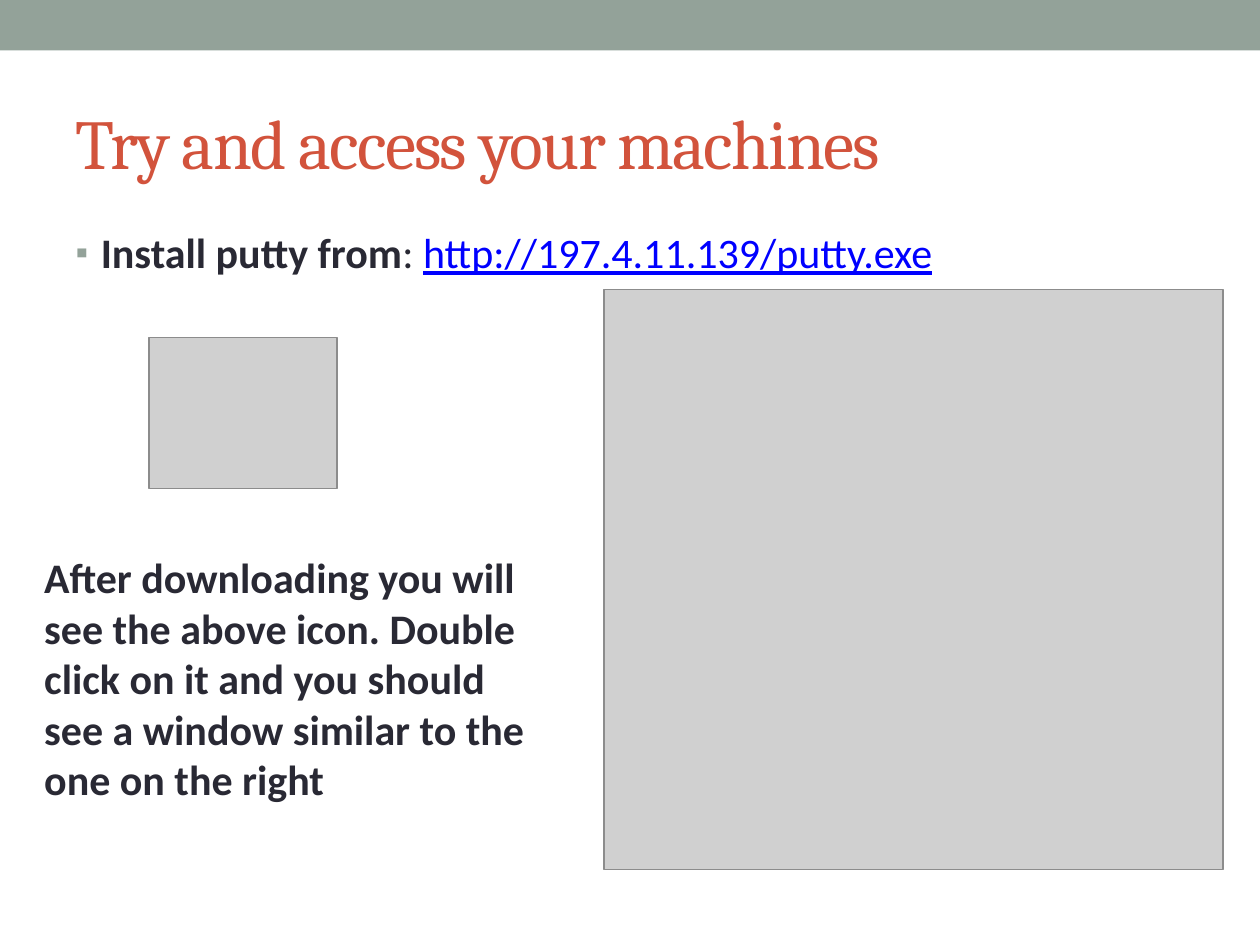
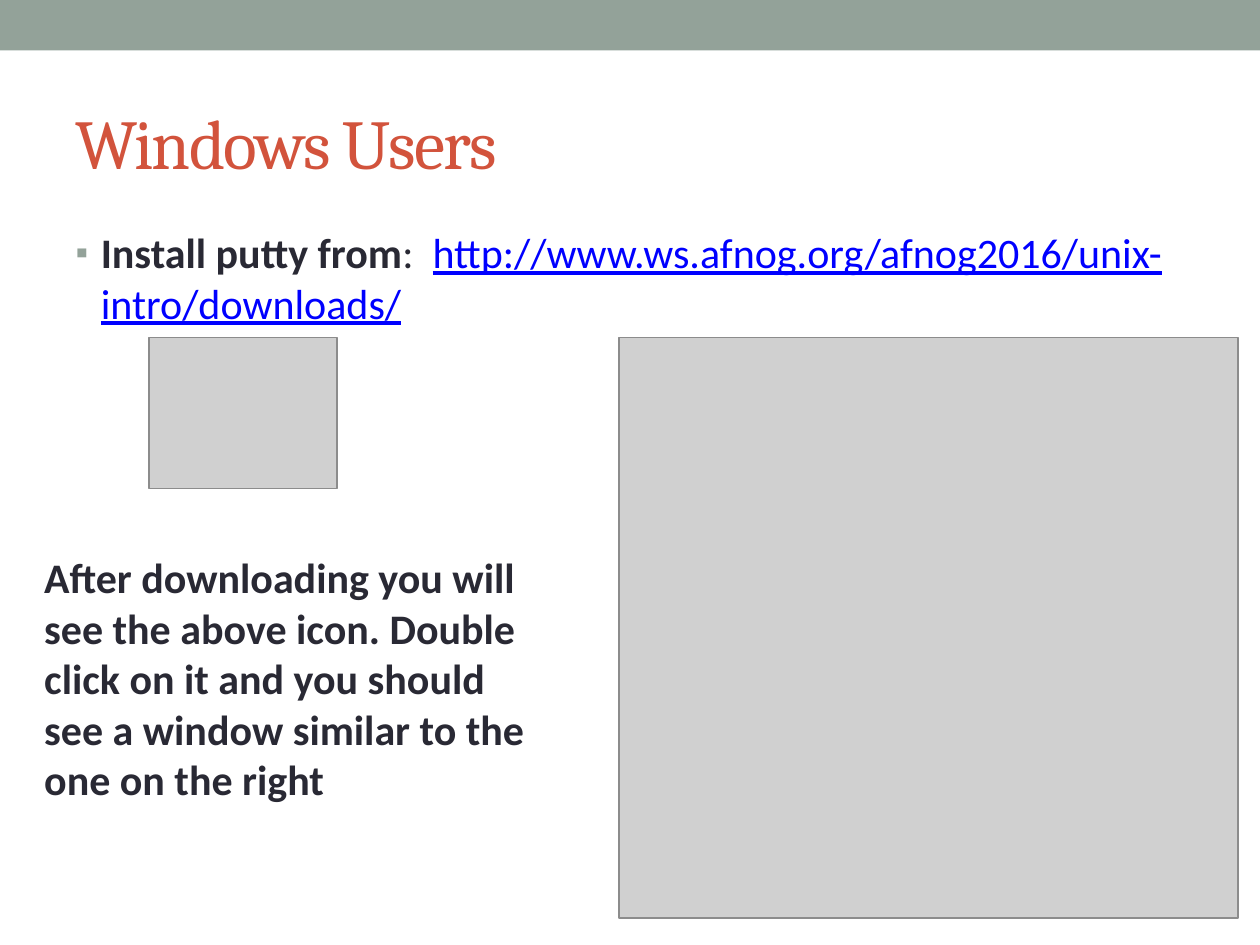
Before and after one commit to afnog/sse, a slide deck: slide 10 of intro/IntroPresentation.pptx. Drawn at 1260x945 pixels with LibreOffice and Linux fonts; fonts in the diff are those of the drawing; grey boxes stand for pictures. Boxes give left, top, right and bottom in pixels: in the first picture for what was removed or moved away, otherwise in the second. Text is boxed around its words. In the diff, an @@ line names an element or a change of style, - is before the commit and + after.

```diff
--- a/intro/IntroPresentation.pptx
+++ b/intro/IntroPresentation.pptx
@@ title at bbox=[76, 120, 497, 170]: text changed @@
-Try and access your machines
+Windows Users
@@ text at bbox=[101, 238, 1162, 325]: text changed @@
-▪ Install putty from: http://197.4.11.139/putty.exe
+▪ Install putty from: http://www.ws.afnog.org/afnog2016/unix-intro/downloads/
@@ picture: place and size @@
-picture at bbox=[604, 290, 1222, 871]
+picture at bbox=[619, 338, 1237, 919]
```
Also in this commit, not shown: 12 other slides changed, 6 slides added, 1 slide removed.
